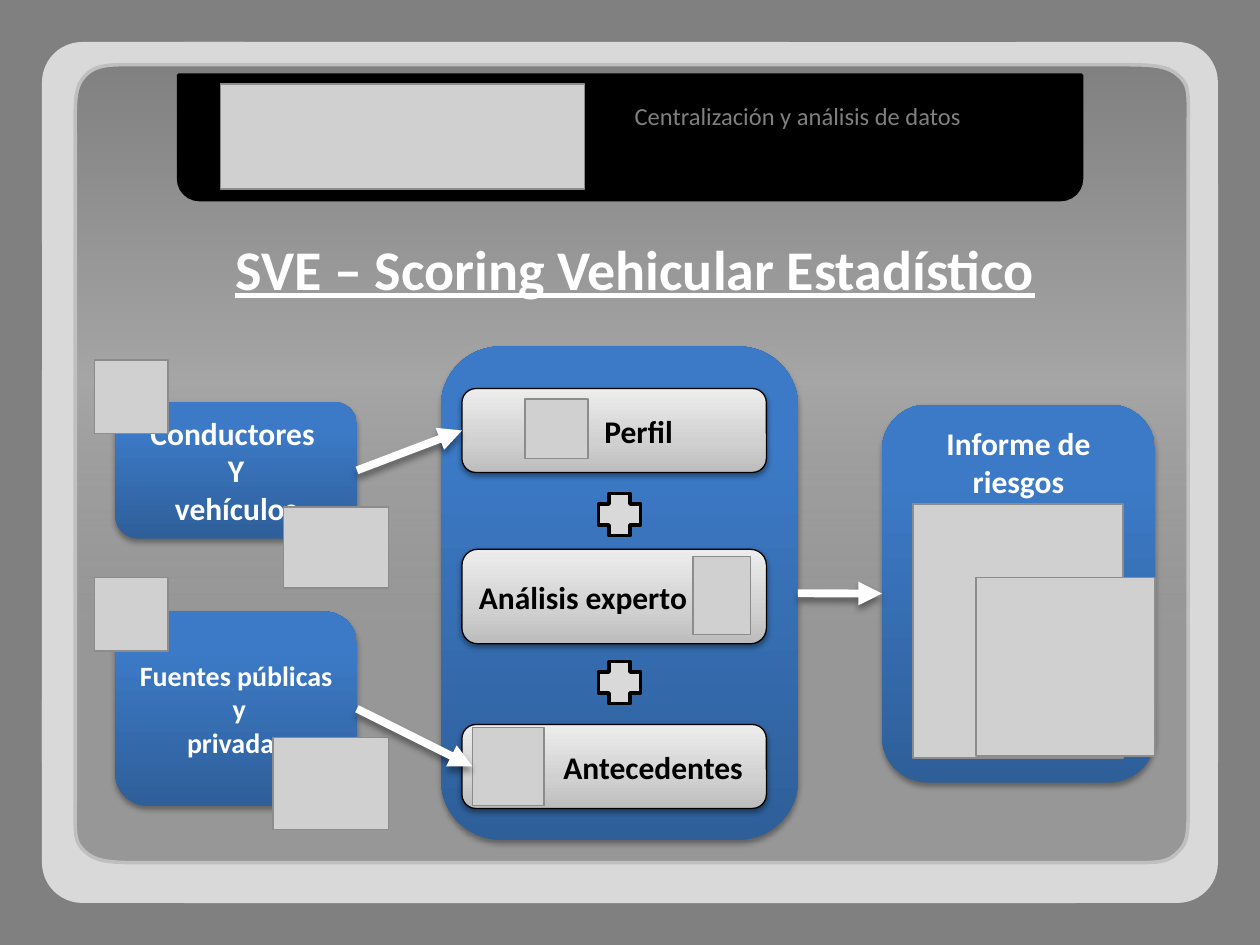
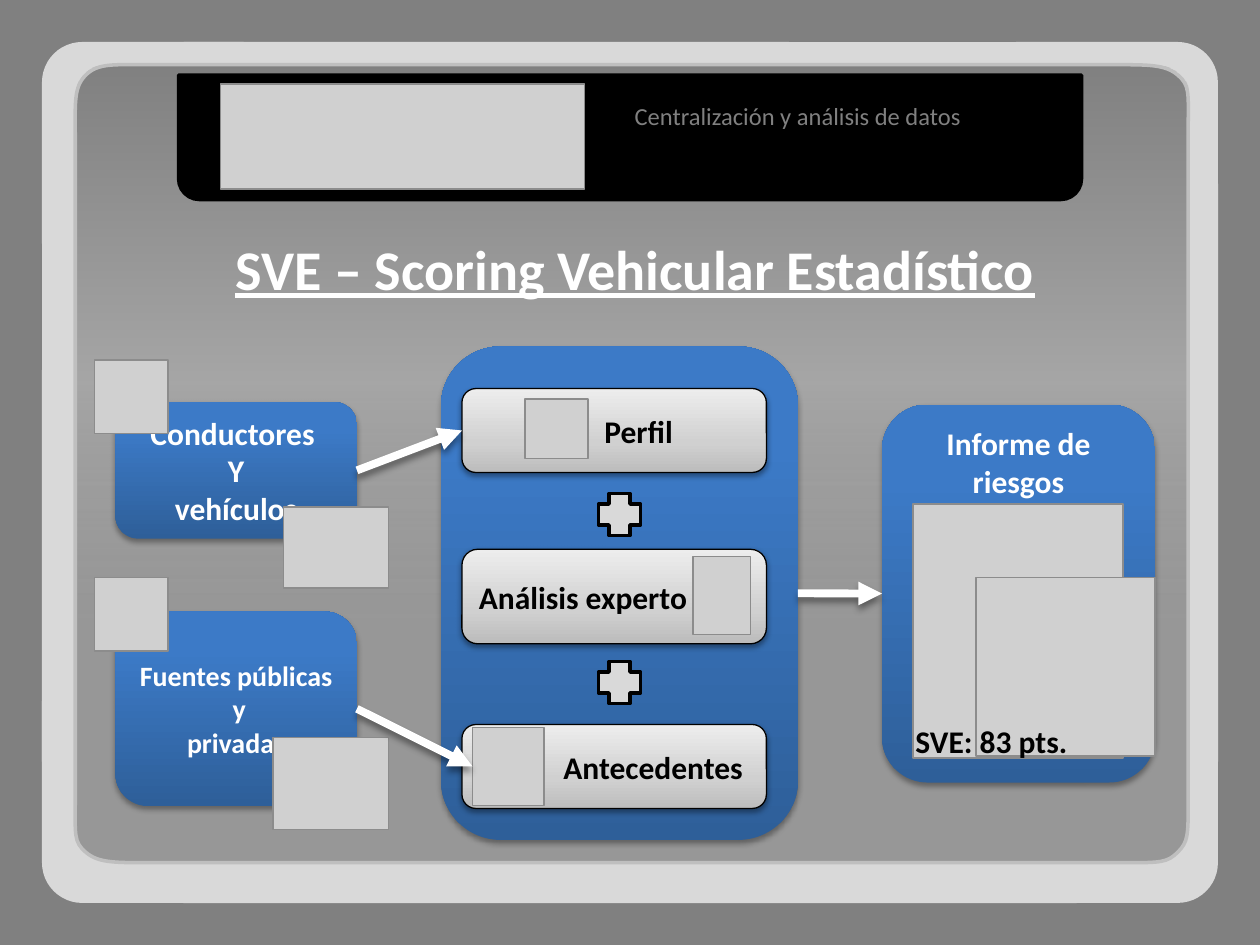
Before and after one commit to adrianachelotti/tallerdesarrollo1ero2011, a slide deck: slide 7 of Presentacion/Comercial/Presentacion Comercial.pptx. Drawn at 1260x945 pixels with LibreOffice and Linux fonts; fonts in the diff are those of the drawing; grey boxes stand for pictures. Boxes give left, top, right and bottom in pixels: in the first picture for what was removed or moved away, otherwise in the second. Text is boxed around its words. In the diff, an @@ line names an element or a change of style, - is before the commit and + after.

```diff
--- a/Presentacion/Comercial/Presentacion Comercial.pptx
+++ b/Presentacion/Comercial/Presentacion Comercial.pptx
@@ text added at box(915, 726, 1068, 760), 18 pt, text #000000, bold @@
+SVE: 83 pts.
```
Also in this commit, not shown: 1 other slide changed, 1 slide removed.
